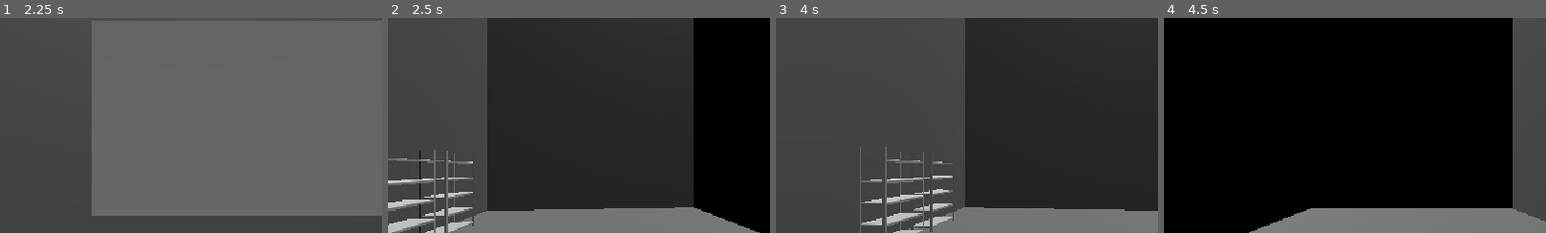
Above: before the commit, frames 1-4 (left to right).
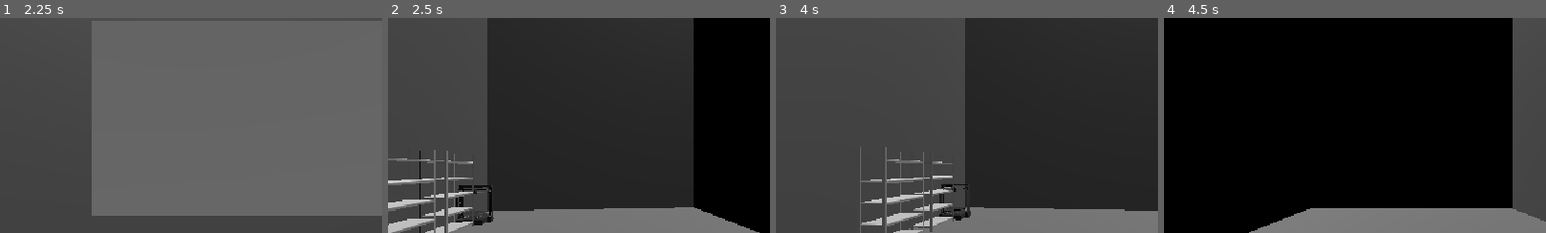
Above: after the commit, the same moments.

Repository: erikasbridzius-dotcom/garager
Game: Godot game, scene res://shop.tscn
Same seed, same stepped clock (60 frames per second), same inputs: the game is played once before the commit and once after it.
Inputs (mouse positions are % of the whole screen's width and height, from its top left):
- Up to frame 1 (2.25 s): tap Enter at 0.5, 2 s; drag from (50, 50) to (60, 28) at 0.52 s; tap Space at 1.25 s; drag from (30, 55) to (45, 70) at 1.27 s; move the mouse to (60, 28) at 2.02 s; hold D (turn_right) from 2.03 s (still down); tap R at 2.1 s; click (60, 28) at 2.17 s
- Up to frame 2 (2.5 s): keep holding D (turn_right)
- Up to frame 3 (4 s): release D (turn_right) at 2.75 s; drag from (45, 70) to (20, 35) at 2.77 s; tap Space at 3.5 s; move the mouse to (80, 65) at 3.52 s; hold A (turn_left) from 3.53 s (still down); tap R at 3.6 s; click (80, 65) at 3.67 s
- Up to frame 4 (4.5 s): tap Escape at 4.15 s; release A (turn_left) at 4.25 s; drag from (20, 35) to (35, 25) at 4.27 s
The pictures show only the part of the screen within x 18-68%, y 15-65%; the shares and areas given below are measured in that part.

Frame 1 is identical in both runs. In frame 2, 0.6% of the frame differs, in the area x 17-28%, y 77-97%; in frame 3, 0.4%; in frame 4, nothing differs.

Commit message:
ahjn nx

Diff:
--- a/Data/items.json
+++ b/Data/items.json
@@ -14,7 +14,9 @@
 	{ "id": "bandage", "name": "Bandage Roll", "size": [1, 1], "color": "#e8e0d0", "price": 12, "tags": ["medical", "undamaged"] },
 	{ "id": "water_bottle", "name": "Water Bottle", "size": [1, 2], "color": "#5aa7d8", "price": 4, "tags": ["drink", "undamaged"] },
 	{ "id": "radio", "name": "Hand Radio", "size": [2, 1], "color": "#4a7a5a", "price": 35, "tags": ["electronics", "undamaged"] },
-	{ "id": "battery", "name": "Battery Pack", "size": [1, 1], "color": "#d8c84a", "price": 9, "tags": ["electronics", "undamaged"] },
+	{ "id": "battery", "name": "Battery Pack", "size": [1, 1], "color": "#d8c84a", "price": 9, "tags": ["electronics", "undamaged"], "charge": 100 },
+	{ "id": "filament", "name": "Filament Spool", "size": [2, 2], "color": "#4aa8c8", "price": 15, "tags": ["material", "undamaged"] },
+	{ "id": "plastic_toy", "name": "Plastic Toy", "size": [1, 1], "color": "#d84a8a", "price": 10, "tags": ["toy", "undamaged"] },
 	{ "id": "flashlight", "name": "Flashlight", "size": [1, 2], "color": "#c8b848", "price": 14, "tags": ["tool", "electronics", "undamaged"] },
 	{ "id": "crate", "name": "Supply Crate", "size": [2, 2], "color": "#8a6b3f", "price": 30, "tags": ["container", "undamaged"] }
   ]
--- a/scripts/furniture_hover.gd
+++ b/scripts/furniture_hover.gd
@@ -73,7 +73,7 @@
 		if target is FurnitureTag:
 			_locked = true
 			player.busy = true
-			inventory_panel.open(target as FurnitureTag)
+			inventory_panel.open_furniture(target as FurnitureTag)
 		elif target is InteractTag:
 			(target as InteractTag).interact()
 		get_viewport().set_input_as_handled()
@@ -107,7 +107,7 @@
 	var best_d := INF
 	for node in get_tree().get_nodes_in_group("furniture_tag"):
 		var tag := node as FurnitureTag
-		if tag.inventory_big_cells.x <= 0 or tag.inventory_big_cells.y <= 0:
+		if not tag.is_openable():
 			continue
 		var d := _ray_dist(tag.get_parent() as Node3D, from, dir)
 		if d >= 0.0 and d < best_d and d <= interact_distance:
--- a/scripts/furniture_tag.gd
+++ b/scripts/furniture_tag.gd
@@ -7,9 +7,12 @@
 @export var inventory_big_cells := Vector2i(0, 0)  # (0, 0) = no inventory. Shelf: (2, 3)
 @export var inventory_sub := 4                      # small cells per big cell, per side
 @export var add_test_items := false                 # tick once to see sample items
-var trader: CustomerData = null  # set on a customer's inventory, so drops become trades
 
 var stored: Array[Dictionary] = []
+var trader: CustomerData = null          # set on a customer's inventory, so drops become trades
+var machine: MachineTag = null           # set on a machine's sections
+var slot := ""                           # which section of the machine this is
+var header_provider: Callable = Callable()  # optional: returns up to 3 text lines shown under the title
 
 var rot_steps := 0
 var start_rot_y := 0.0
@@ -34,8 +37,44 @@
 func inventory_cells() -> Vector2i:
 	return inventory_big_cells * inventory_sub
 
+# Can the player click this to open something?
+func is_openable() -> bool:
+	return inventory_big_cells.x > 0 and inventory_big_cells.y > 0
+
+func has_header() -> bool:
+	return trader != null or header_provider.is_valid()
+
+func header_lines() -> Array:
+	if trader != null:
+		return trader.header_lines()
+	if header_provider.is_valid():
+		return header_provider.call()
+	return []
+
+# Put an item in the first free spot. Returns false if there is no room.
+func try_place(item: Dictionary) -> bool:
+	var cells := inventory_cells()
+	var s: Vector2i = item["size"]
+	for y in cells.y:
+		for x in cells.x:
+			if x + s.x > cells.x or y + s.y > cells.y:
+				continue
+			var r := Rect2i(Vector2i(x, y), s)
+			var clash := false
+			for other in stored:
+				var ot: Vector2i = other["tile"]
+				var os: Vector2i = other["size"]
+				if Rect2i(ot, os).intersects(r):
+					clash = true
+					break
+			if not clash:
+				item["tile"] = Vector2i(x, y)
+				stored.append(item)
+				return true
+	return false
+
 func _add_test_items() -> void:
-	var placements := [["sword", Vector2i(0, 0)], ["canned_food", Vector2i(2, 0)], ["crate", Vector2i(4, 0)]]
+	var placements := [["sword", Vector2i(0, 0)], ["filament", Vector2i(2, 0)], ["battery", Vector2i(4, 0)]]
 	for p in placements:
 		var item := ItemDB.make_item(str(p[0]))
 		item["tile"] = p[1]
--- a/scripts/inventory_panel.gd
+++ b/scripts/inventory_panel.gd
@@ -6,7 +6,8 @@
 
 const PAD := 14.0
 const TITLE_H := 34.0
-const HEADER_H := 60.0   # extra space under the title for a customer's name/wants/budget lines
+const HEADER_H := 60.0   # extra space under the title for header lines (customers, machines)
+const MIN_W := 110.0
 const HAND_ZONE_H := 90.0
 
 class Win:
@@ -32,6 +33,10 @@
 var _held_src_tile := Vector2i.ZERO
 var _held_src_size := Vector2i.ONE
 var _held_off := Vector2i.ZERO
+
+var _tip_on := false
+var _toast := ""
+var _toast_t := 0.0
 
 # ---------- public API ----------
 
@@ -64,6 +69,13 @@
 func _has_point(point: Vector2) -> bool:
 	return blocks_point(point)
 
+# What the player clicked on in the world: machines open several windows, shelves open one
+func open_furniture(t: FurnitureTag) -> void:
+	if t is MachineTag:
+		open_machine(t as MachineTag)
+	else:
+		open(t)
+
 func open(t: FurnitureTag) -> void:
 	for existing in windows:
 		if existing.tag == t:
@@ -73,7 +85,7 @@
 	var w := Win.new()
 	w.tag = t
 	var cells := t.inventory_cells()
-	var head := HEADER_H if t.trader != null else 0.0
+	var head := HEADER_H if t.has_header() else 0.0
 	var fit_h := (size.y * 0.8 - PAD * 2.0 - TITLE_H - head) / cells.y
 	var fit_w := (size.x * 0.4 - PAD * 2.0) / cells.x
 	w.cp = clampf(floorf(minf(fit_h, fit_w)), 12.0, 36.0)
@@ -83,6 +95,35 @@
 	windows.append(w)
 	queue_redraw()
 
+func open_machine(m: MachineTag) -> void:
+	for ex in windows:
+		if ex.tag.machine == m:
+			for w2 in windows.duplicate():
+				if w2.tag.machine == m:
+					_bring_to_front(w2)
+			queue_redraw()
+			return
+	var cp := clampf(floorf(size.y / 27.0), 10.0, 24.0)
+	var gap := 8.0
+	var x := gap
+	var y := gap
+	var row_h := 0.0
+	for s in m.sections:
+		var w := Win.new()
+		w.tag = s
+		w.cp = cp * (2.0 if s.inventory_cells().x <= 2 else 1.0)
+		var b := _box(w)
+		if x + b.size.x > size.x - gap and x > gap:
+			x = gap
+			y += row_h + gap
+			row_h = 0.0
+		w.pos = Vector2(x, y)
+		x += b.size.x + gap
+		row_h = maxf(row_h, b.size.y)
+		_clamp_pos(w)
+		windows.append(w)
+	queue_redraw()
+
 func open_customer(c: Customer) -> void:
 	open(c.data.container())
 	if not c.leaving.is_connected(_on_customer_leaving):
@@ -102,7 +143,12 @@
 			close_window(w)
 
 func close_window(w: Win) -> void:
+	var m := w.tag.machine
 	windows.erase(w)
+	if m != null:
+		for o in windows.duplicate():
+			if o.tag.machine == m:
+				windows.erase(o)
 	if windows.is_empty():
 		all_closed.emit()
 	queue_redraw()
@@ -120,11 +166,12 @@
 # ---------- geometry ----------
 
 func _header_h(w: Win) -> float:
-	return HEADER_H if w.tag.trader != null else 0.0
+	return HEADER_H if w.tag.has_header() else 0.0
 
 func _box(w: Win) -> Rect2:
 	var c := w.tag.inventory_cells()
-	return Rect2(w.pos, Vector2(c.x * w.cp + PAD * 2.0, c.y * w.cp + PAD * 2.0 + TITLE_H + _header_h(w)))
+	var width := maxf(c.x * w.cp + PAD * 2.0, MIN_W)
+	return Rect2(w.pos, Vector2(width, c.y * w.cp + PAD * 2.0 + TITLE_H + _header_h(w)))
 
 func _grid_origin(w: Win) -> Vector2:
 	return w.pos + Vector2(PAD, PAD + TITLE_H + _header_h(w))
@@ -208,10 +255,14 @@
 			return false
 	return true
 
-# ---------- trading rules ----------
+# ---------- trading and machine rules ----------
 
 # Returns "" if putting the held item into dest (null = a hand) is allowed, else the reason why not
 func _trade_check(dest: FurnitureTag) -> String:
+	if dest != null and dest.machine != null:
+		var why := dest.machine.accepts(dest.slot, _held)
+		if why != "":
+			return why
 	var src_trader: CustomerData = _held_src.trader if _held_src != null else null
 	var dst_trader: CustomerData = dest.trader if dest != null else null
 	if src_trader == dst_trader:
@@ -245,8 +296,25 @@
 		trd = _held_src.trader
 	if trd != null:
 		trd.note = reason
+	else:
+		_flash(reason)
+
+func _flash(text: String) -> void:
+	_toast = text
+	_toast_t = 2.0
+	queue_redraw()
 
 # ---------- input ----------
+
+func _process(delta: float) -> void:
+	if _toast_t > 0.0:
+		_toast_t -= delta
+		queue_redraw()
+	# keeps the tooltip from sticking when the mouse leaves a window
+	var on := not _hover_entry(get_local_mouse_position()).is_empty()
+	if on or _tip_on:
+		queue_redraw()
+	_tip_on = on
 
 func _gui_input(event: InputEvent) -> void:
 	if event is InputEventMouseButton:
@@ -265,8 +333,7 @@
 		if _drag_win != null:
 			_drag_win.pos = mm.position - _drag_off
 			_clamp_pos(_drag_win)
-		if _drag_win != null or not _held.is_empty():
-			queue_redraw()
+		queue_redraw()
 
 func _on_press(p: Vector2) -> void:
 	var w := _win_at(p)
@@ -391,14 +458,7 @@
 		_rotate_held(not event.shift_pressed)
 		get_viewport().set_input_as_handled()
 
-var _tip_on := false
-
-func _process(_delta: float) -> void:
-	# keeps the tooltip from sticking when the mouse leaves a window
-	var on := not _hover_entry(get_local_mouse_position()).is_empty()
-	if on or _tip_on:
-		queue_redraw()
-	_tip_on = on
+# ---------- hover tooltip ----------
 
 func _hover_entry(p: Vector2) -> Dictionary:
 	if not _held.is_empty() or _drag_win != null:
@@ -431,6 +491,8 @@
 	lines.append(["Quality: " + quality, grey])
 	var s: Vector2i = e.get("size", Vector2i.ONE)
 	lines.append(["Size: %d x %d" % [s.x, s.y], grey])
+	if e.has("charge"):
+		lines.append(["Charge: %d%%" % int(e["charge"]), grey])
 	if e.has("bought"):
 		lines.append(["Purchased for: § %d" % int(e["bought"]), grey])
 	else:
@@ -464,6 +526,14 @@
 		draw_string(font, Vector2(x + 10.0, y + 6.0 + i * lh + 13.0), lines[i][0],
 			HORIZONTAL_ALIGNMENT_LEFT, -1, fs + (2 if i == 0 else 0), lines[i][1])
 
+func _draw_toast(font: Font) -> void:
+	var fs := 15
+	var w := font.get_string_size(_toast, HORIZONTAL_ALIGNMENT_LEFT, -1, fs).x + 24.0
+	var r := Rect2((size.x - w) / 2.0, size.y - HAND_ZONE_H - 40.0, w, 28.0)
+	draw_rect(r, Color(0.35, 0.1, 0.1, 0.95))
+	draw_rect(r, Color(0.9, 0.4, 0.4), false, 1.5)
+	draw_string(font, r.position + Vector2(12.0, 19.0), _toast, HORIZONTAL_ALIGNMENT_LEFT, -1, fs, Color.WHITE)
+
 # ---------- drawing ----------
 
 func _draw() -> void:
@@ -474,9 +544,9 @@
 		_draw_window(w, font)
 	if not _held.is_empty():
 		_draw_held(font)
-	if not _held.is_empty():
-		_draw_held(font)
 	_draw_tooltip(font)
+	if _toast_t > 0.0:
+		_draw_toast(font)
 
 func _draw_hands(font: Font) -> void:
 	var holding := not _held.is_empty()
@@ -527,7 +597,7 @@
 	draw_rect(Rect2(box.position, Vector2(box.size.x, PAD * 0.5 + TITLE_H)), Color(0.17, 0.17, 0.22))
 	draw_rect(box, Color(0.4, 0.4, 0.5), false, 2.0)
 	draw_string(font, box.position + Vector2(PAD, PAD + 14.0), w.tag.get_display_name(),
-		HORIZONTAL_ALIGNMENT_LEFT, -1, 20, Color.WHITE)
+		HORIZONTAL_ALIGNMENT_LEFT, box.size.x - PAD - 40.0, 20, Color.WHITE)
 
 	var cr := _close_rect(w)
 	draw_rect(cr, Color(0.35, 0.15, 0.15))
@@ -539,11 +609,12 @@
 		draw_rect(dr, Color(0.3, 0.2, 0.12))
 		draw_string(font, dr.position + Vector2(0, 16), "Send away",
 			HORIZONTAL_ALIGNMENT_CENTER, dr.size.x, 13, Color.WHITE)
-		var lines := trd.header_lines()
+	if w.tag.has_header():
+		var lines := w.tag.header_lines()
 		var colors: Array[Color] = [Color.WHITE, Color(0.95, 0.85, 0.35), Color(1.0, 0.65, 0.45)]
 		var y0 := box.position.y + PAD * 0.5 + TITLE_H + 2.0
-		for i in lines.size():
-			draw_string(font, Vector2(box.position.x + PAD, y0 + i * 20.0 + 15.0), lines[i],
+		for i in mini(lines.size(), 3):
+			draw_string(font, Vector2(box.position.x + PAD, y0 + i * 20.0 + 15.0), str(lines[i]),
 				HORIZONTAL_ALIGNMENT_LEFT, box.size.x - PAD * 2.0, 15, colors[i])
 
 	for bx in big.x:
--- a/scripts/item_db.gd
+++ b/scripts/item_db.gd
@@ -22,14 +22,14 @@
 # A fresh item, ready to put into an inventory or a hand
 func make_item(id: String) -> Dictionary:
 	if not defs.has(id):
-		push_error("ItemDB: cannot open %s (looked in %s)" % [PATH, ProjectSettings.globalize_path(PATH)])
+		push_error("ItemDB: unknown item id '%s'" % id)
 		return {}
 	var d: Dictionary = defs[id]
 	var sz: Array = d.get("size", [1, 1])
 	var tags: Array = []
 	for t in d.get("tags", []):
 		tags.append(str(t))
-	return {
+	var item := {
 		"id": id,
 		"name": str(d.get("name", id)),
 		"size": Vector2i(int(sz[0]), int(sz[1])),
@@ -38,6 +38,9 @@
 		"price": int(d.get("price", 0)),
 		"tile": Vector2i.ZERO,
 	}
+	if d.has("charge"):
+		item["charge"] = int(d["charge"])
+	return item
 
 func has_all_tags(entry: Dictionary, wanted: Array) -> bool:
 	var tags: Array = entry.get("tags", [])
--- /dev/null
+++ b/scripts/machine_tag.gd
@@ -0,0 +1,55 @@
+class_name MachineTag
+extends FurnitureTag
+
+# Base for all machines. A machine is a FurnitureTag (so it can be moved in the layout editor)
+# that owns several inventory sections and does something once per day.
+# To make a new machine: extend this, override _build_sections(), accepts() and process_day().
+
+var sections: Array[FurnitureTag] = []
+var status := ""
+
+func _ready() -> void:
+	super()
+	_build_sections()
+	GameState.day_changed.connect(_on_day_changed)
+
+func _exit_tree() -> void:
+	for s in sections:
+		if is_instance_valid(s):
+			s.free()
+	sections.clear()
+
+func is_openable() -> bool:
+	return true
+
+func _on_day_changed(_day: int) -> void:
+	process_day()
+
+# ----- override these -----
+func _build_sections() -> void:
+	pass
+
+# "" = the item may go into that section, otherwise the reason it can't
+func accepts(_slot: String, _item: Dictionary) -> String:
+	return ""
+
+func process_day() -> void:
+	pass
+
+# ----- helpers -----
+func _add_section(slot_name: String, title: String, big: Vector2i, sub: int) -> FurnitureTag:
+	var s := FurnitureTag.new()
+	s.display_name = title
+	s.inventory_big_cells = big
+	s.inventory_sub = sub
+	s.movable = false
+	s.machine = self
+	s.slot = slot_name
+	sections.append(s)
+	return s
+
+func section(slot_name: String) -> FurnitureTag:
+	for s in sections:
+		if s.slot == slot_name:
+			return s
+	return null
--- /dev/null
+++ b/scripts/printer_tag.gd
@@ -0,0 +1,99 @@
+class_name PrinterTag
+extends MachineTag
+
+const BATTERY_USE := 6        # % of battery used for each day of printing
+const PROGRESS_PER_DAY := 25  # progress the printer makes each day
+# To print something else: add a recipe. "work" above 25 makes the print take several days.
+const RECIPES := [
+	{ "output": "plastic_toy", "needs": "filament", "work": 25 },
+]
+
+var job: Dictionary = {}          # {"recipe": index, "progress": n}; empty = idle
+var _waiting: Dictionary = {}     # a finished print waiting for room in the output
+
+func _build_sections() -> void:
+	_add_section("input", "Input", Vector2i(3, 2), 4)
+	var out := _add_section("output", "Output", Vector2i(3, 2), 4)
+	out.header_provider = _status_lines
+	_add_section("battery", "Battery", Vector2i(1, 1), 2)
+	_add_section("upgrades", "Upgrades", Vector2i(2, 2), 4)
+
+func accepts(slot_name: String, item: Dictionary) -> String:
+	match slot_name:
+		"battery":
+			if str(item.get("id", "")) != "battery":
+				return "Needs a battery"
+			if not section("battery").stored.is_empty():
+				return "Already has a battery"
+		"input":
+			var ok := false
+			for r in RECIPES:
+				if str(r["needs"]) == str(item.get("id", "")):
+					ok = true
+			if not ok:
+				return "The printer can't use that"
+		"output":
+			return "Output only"
+		"upgrades":
+			if not (item.get("tags", []) as Array).has("upgrade"):
+				return "Not an upgrade module"
+	return ""
+
+func process_day() -> void:
+	if not _waiting.is_empty():
+		if section("output").try_place(_waiting):
+			_waiting = {}
+		else:
+			status = "Output is full"
+			return
+	var bat := _battery()
+	if bat.is_empty():
+		status = "No battery"
+		return
+	if int(bat.get("charge", 100)) < BATTERY_USE:
+		status = "Battery too low"
+		return
+	if job.is_empty() and not _start_job():
+		status = "Needs filament"
+		return
+	var recipe: Dictionary = RECIPES[int(job["recipe"])]
+	job["progress"] = int(job["progress"]) + PROGRESS_PER_DAY
+	bat["charge"] = maxi(0, int(bat.get("charge", 100)) - BATTERY_USE)
+	if int(job["progress"]) >= int(recipe["work"]):
+		var item := ItemDB.make_item(str(recipe["output"]))
+		job = {}
+		if section("output").try_place(item):
+			status = "Printed %s" % item["name"]
+		else:
+			_waiting = item
+			status = "Output is full"
+	else:
+		status = "Printing... (%d/%d)" % [int(job["progress"]), int(recipe["work"])]
+
+func _battery() -> Dictionary:
+	var s := section("battery")
+	if s.stored.is_empty():
+		return {}
+	return s.stored[0]
+
+# Uses up one filament spool and starts a job. False if there is nothing to print.
+func _start_job() -> bool:
+	var inp := section("input")
+	for i in RECIPES.size():
+		for idx in inp.stored.size():
+			if str(inp.stored[idx].get("id", "")) == str(RECIPES[i]["needs"]):
+				inp.stored.remove_at(idx)
+				job = {"recipe": i, "progress": 0}
+				return true
+	return false
+
+func _status_lines() -> Array:
+	var l1 := "Idle"
+	if not job.is_empty():
+		var r: Dictionary = RECIPES[int(job["recipe"])]
+		l1 = "Printing: %s  %d/%d" % [ItemDB.make_item(str(r["output"]))["name"], int(job["progress"]), int(r["work"])]
+	var bat := _battery()
+	var l2 := "Battery: none"
+	if not bat.is_empty():
+		l2 = "Battery: %d%%" % int(bat.get("charge", 100))
+	return [l1, l2, status]
--- a/shop.tscn
+++ b/shop.tscn
@@ -1,8 +1,10 @@
 [gd_scene format=4 uid="uid://csweykvf8vx8b"]
 
+[ext_resource type="PackedScene" uid="uid://cvvdoqwncnequ" path="res://Printer.fbx" id="1_e23gp"]
 [ext_resource type="Script" uid="uid://eyes75iu63n5" path="res://scripts/furniture_tag.gd" id="1_fgaav"]
 [ext_resource type="Script" uid="uid://c58vonp3gnihr" path="res://scripts/player.gd" id="1_viryw"]
 [ext_resource type="Script" uid="uid://bfw3ptfjv87cs" path="res://scripts/shop_editor.gd" id="2_blqjs"]
+[ext_resource type="Script" uid="uid://bjklfqhnklf1d" path="res://scripts/printer_tag.gd" id="2_rrolr"]
 [ext_resource type="Script" uid="uid://bor355jldaop" path="res://scripts/shutter.gd" id="2_sw5c6"]
 [ext_resource type="Script" uid="uid://rame8tohbu7y" path="res://scripts/held_item_view.gd" id="3_8kdgp"]
 [ext_resource type="Script" uid="uid://bym8x8scxij5m" path="res://scripts/layout_grid.gd" id="3_fgaav"]
@@ -65,6 +67,14 @@
 
 [node name="Level" type="Node3D" parent="." unique_id=1087345079]
 
+[node name="Printer" parent="Level" unique_id=1862603119 instance=ExtResource("1_e23gp")]
+transform = Transform3D(0.04, 0, 0, 0, 0.04, 0, 0, 0, 0.04, 3.45, 0, 9.5)
+
+[node name="PrinterTag" type="Node" parent="Level/Printer" unique_id=708866101]
+script = ExtResource("2_rrolr")
+footprint = Vector2i(1, 1)
+metadata/_custom_type_script = "uid://bjklfqhnklf1d"
+
 [node name="Shelf" type="MeshInstance3D" parent="Level" unique_id=1916115212]
 transform = Transform3D(-4.371139e-08, 0, 1, 0, 1, 0, -1, 0, -4.371139e-08, 3.5, 0.5, 8)
 mesh = SubResource("ArrayMesh_viryw")
@@ -72,11 +82,7 @@
 [node name="FurnitureTag" type="Node" parent="Level/Shelf" unique_id=1575201324]
 script = ExtResource("1_fgaav")
 display_name = "Shelf"
-footprint = null
-movable = null
-color = null
 inventory_big_cells = Vector2i(2, 3)
-inventory_sub = null
 add_test_items = true
 metadata/_custom_type_script = "uid://eyes75iu63n5"
 
@@ -87,11 +93,7 @@
 [node name="FurnitureTag" type="Node" parent="Level/Shelf2" unique_id=1564148295]
 script = ExtResource("1_fgaav")
 display_name = "Shelf"
-footprint = null
-movable = null
-color = null
 inventory_big_cells = Vector2i(2, 3)
-inventory_sub = null
 add_test_items = true
 metadata/_custom_type_script = "uid://eyes75iu63n5"
 
Binary file added: Printer.fbx
Not shown, added: Printer.fbx.import
Not shown, added: scripts/machine_tag.gd.uid
Not shown, added: scripts/printer_tag.gd.uid
